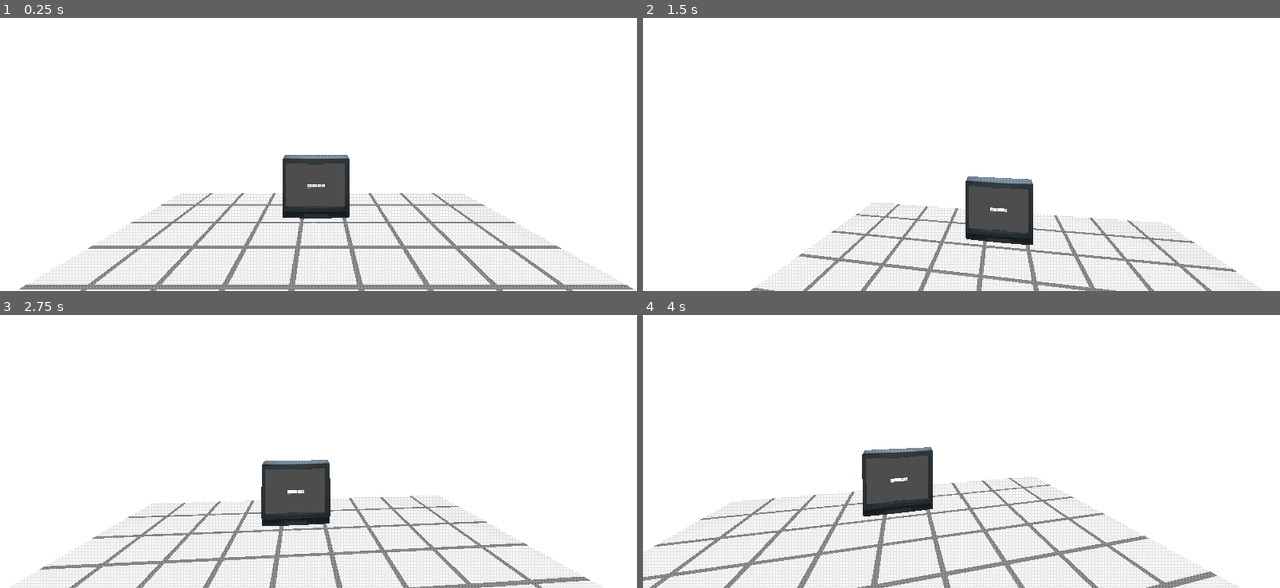
Above: before the commit, frames 1-4 (two rows, left to right).
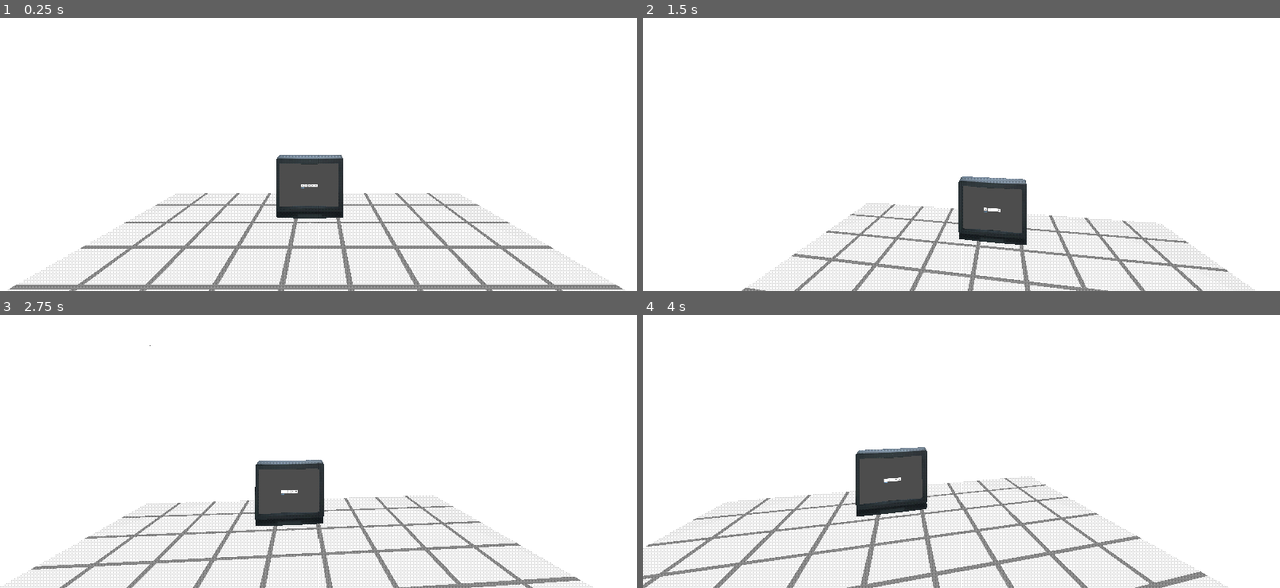
Above: after the commit, the same moments.

Repository: Martiriak/brackeys-feb-2026
Game: Godot game, scene res://levels/main.tscn
The game is run twice, just before and just after one commit, with the same random seed, the same clock (stepped at 60 frames per second) and the same inputs. The engine's default icon, where the game draws it, is replaced by a stand-in: a white triangle on a blue panel in a dark square.
Inputs (mouse positions are in pixels of both pictures, inside the frame that each line leads up to):
- Up to frame 1 (0.25 s): no input
- Up to frame 2 (1.5 s): tap Enter (ui_accept) at 0.5 s; move the mouse to (993, 110) at 0.52 s; hold Up (ui_up) from 0.53 s (still down); tap E (interact) at 0.6 s; click (993, 110) at 0.67 s; tap Space (jump) at 0.77 s; move the mouse to (929, 113) at 1.27 s; tap Shift (run) at 1.35 s
- Up to frame 3 (2.75 s): keep holding Up (ui_up); tap Space (jump) at 1.52 s; tap Enter (ui_accept) at 2 s; move the mouse to (331, 402) at 2.02 s; tap E (interact) at 2.1 s
- Up to frame 4 (4 s): keep holding Up (ui_up); tap Enter (ui_accept) at 2.75 s; move the mouse to (955, 416) at 2.77 s; tap Shift (run) at 2.85 s; click (955, 416) at 2.92 s; tap Space (jump) at 3.02, 3.77 s; move the mouse to (1006, 413) at 3.52 s; tap E (interact) at 3.6 s

The runs differ from the first frame. In frame 1, 4.4% of the frame differs, in the area x 1-100%, y 50-100%; in frame 2, 4.1%; in frame 3, 4.5%; in frame 4, 6.4%, in the area x 0-94%, y 48-100%.

Commit message:
ADD: Foot steps sound and bob (head)

Diff:
--- a/scenes/player.tscn
+++ b/scenes/player.tscn
@@ -2,6 +2,10 @@
 
 [ext_resource type="Script" uid="uid://5x5t2c2p7anb" path="res://scripts/player.gd" id="1_4flbx"]
 [ext_resource type="Shader" uid="uid://dyx087rgrm816" path="res://assets/shaders/psx_camera_shader.gdshader" id="2_g2els"]
+[ext_resource type="AudioStream" uid="uid://bq6bdtr7q5dm6" path="res://SFX/sfx_footstep_0.wav" id="3_tuyoq"]
+[ext_resource type="AudioStream" uid="uid://c7362glooqeai" path="res://SFX/sfx_footstep_1.wav" id="4_fjrip"]
+[ext_resource type="AudioStream" uid="uid://b5dho0ba8f0r7" path="res://SFX/sfx_footstep_2.wav" id="5_smehm"]
+[ext_resource type="AudioStream" uid="uid://dgff60rgislu3" path="res://SFX/sfx_footstep_3.wav" id="6_ur7pv"]
 
 [sub_resource type="CapsuleMesh" id="CapsuleMesh_sh265"]
 
@@ -27,6 +31,13 @@
 [sub_resource type="QuadMesh" id="QuadMesh_dqkch"]
 material = SubResource("ShaderMaterial_qhqgy")
 size = Vector2(2, 2)
+
+[sub_resource type="AudioStreamRandomizer" id="AudioStreamRandomizer_g2els"]
+streams_count = 4
+stream_0/stream = ExtResource("3_tuyoq")
+stream_1/stream = ExtResource("4_fjrip")
+stream_2/stream = ExtResource("5_smehm")
+stream_3/stream = ExtResource("6_ur7pv")
 
 [node name="player" type="CharacterBody3D" unique_id=375316983]
 script = ExtResource("1_4flbx")
@@ -58,4 +69,5 @@
 transform = Transform3D(1, 0, 0, 0, 1, 0, 0, 0, 1, 0, 0, -0.557)
 mesh = SubResource("QuadMesh_dqkch")
 
-[node name="sfx_player" type="AudioStreamPlayer3D" parent="." unique_id=203287718]
+[node name="sfx_footsteps" type="AudioStreamPlayer3D" parent="." unique_id=203287718]
+stream = SubResource("AudioStreamRandomizer_g2els")
--- a/scripts/player.gd
+++ b/scripts/player.gd
@@ -79,6 +79,17 @@
 
 var _locked: bool = false
 
+## AUDIO
+@onready var sfx_footsteps: AudioStreamPlayer3D = $sfx_footsteps
+var footstep_can_play := true
+var footstep_landed
+
+## HEADBOB
+@export_group("headbob")
+@export var headbob_frequency := 2.25
+@export var headbob_amplitude := 0.1
+@export var headbob_time := 0.0
+
 func lock_play() -> void:
 	if is_instance_valid(ActiveObj):
 		set_all_meshes_layer(ActiveObj, 20, false)
@@ -105,7 +116,6 @@
 	cannot_place_material.albedo_color = Color(1, 0, 0, 0.5)
 	ObjNameUI = get_node(NodePath(str(ObjNameUISceneParent) + "/AimPoint"))
 	outlineCam = get_node(NodePath(str(OutlineCamSceneParent) + "/OutlinerControl/OutlineContainer/SubViewport/OutlineCam")) as Camera3D
-
 
 func _process(delta: float) -> void:
 	if _locked:
@@ -226,6 +236,16 @@
 
 		move_and_slide()
 
+		## FOOTSTEP SOUND
+		if not footstep_landed and is_on_floor():
+			sfx_footsteps.play()
+		elif footstep_landed and not is_on_floor():
+			sfx_footsteps.play()
+		footstep_landed = is_on_floor()
+		## FOOTSTEP SOUND
+
+		headbob_time += delta * velocity.length() * float(is_on_floor())
+		$head/Camera3D.transform.origin = headbob(headbob_time)
 
 	#shows UI Prompt and recursively toggles rendering layer for Meshes (for outline)
 	if look_at.is_colliding():
@@ -390,3 +410,16 @@
 		var mesh_nodes: Array[Node] = parent_node.find_children("*", "MeshInstance3D", true)
 		for mesh in mesh_nodes:
 			mesh.set_layer_mask_value(layer_number, value)
+
+func headbob(headbob_time):
+	var headbob_position = Vector3.ZERO
+	headbob_position.y = sin(headbob_time * headbob_frequency) * headbob_amplitude
+	headbob_position.x = cos(headbob_time * headbob_frequency / 2) * headbob_amplitude
+
+	var footstep_threshold = -headbob_amplitude + 0.002
+	if headbob_position.y > footstep_threshold:
+		footstep_can_play = true
+	elif headbob_position.y < footstep_threshold and footstep_can_play:
+		footstep_can_play = false
+		sfx_footsteps.play()
+	return headbob_position
Not shown, added: SFX/sfx_footstep_0.wav.import
Not shown, added: SFX/sfx_footstep_1.wav.import
Not shown, added: SFX/sfx_footstep_2.wav.import
Not shown, added: SFX/sfx_footstep_3.wav.import
Not shown, added: SFX/sfx_light_flicker.mp3.import
Not shown, added: SFX/sfx_footstep_0.wav
Not shown, added: SFX/sfx_footstep_1.wav
Not shown, added: SFX/sfx_footstep_2.wav
Not shown, added: SFX/sfx_footstep_3.wav
Not shown, added: SFX/sfx_light_flicker.mp3
